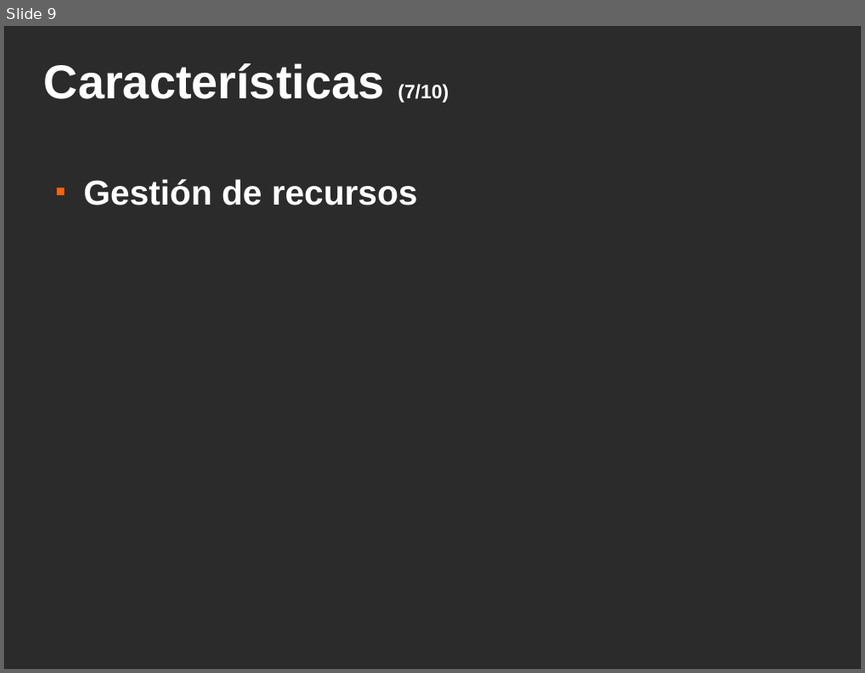
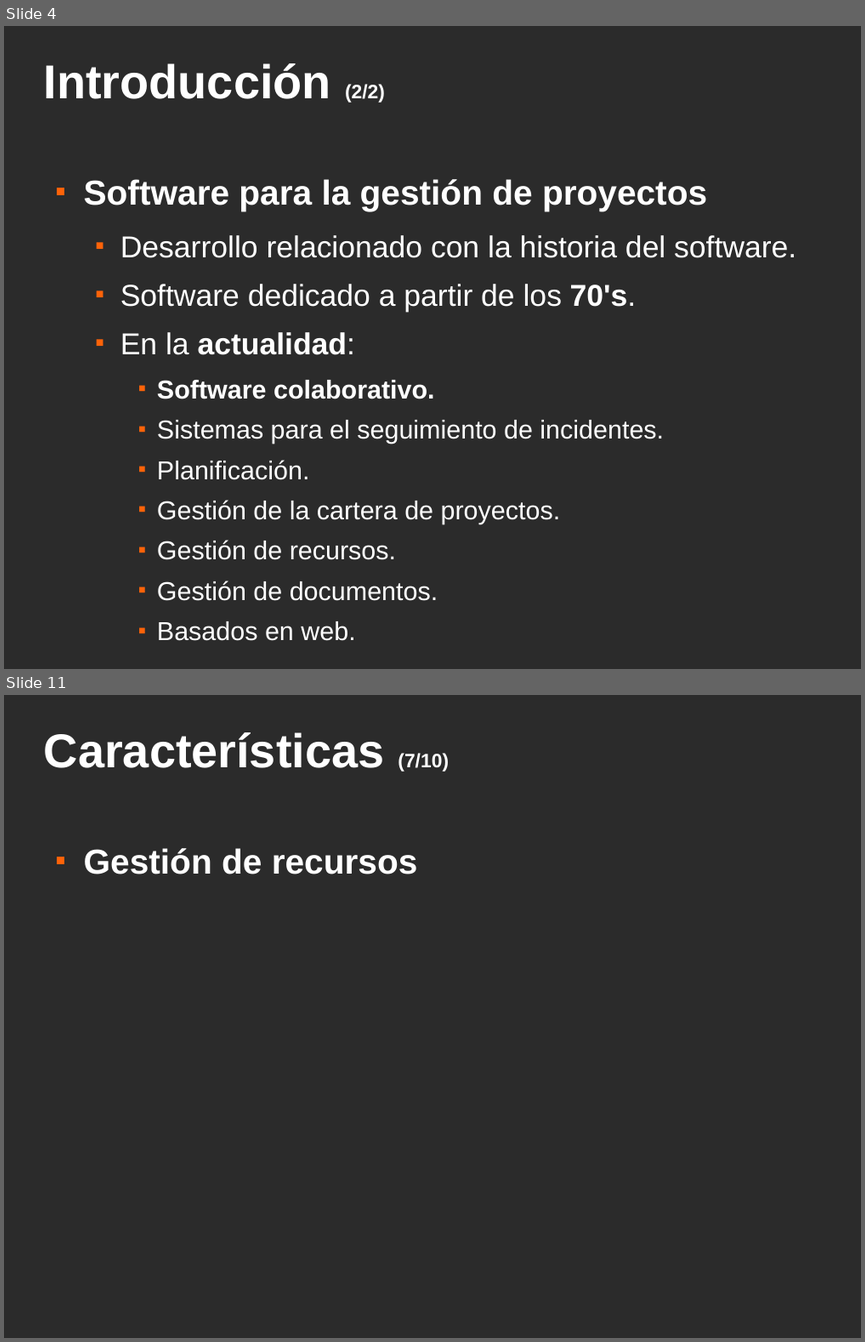
Before and after one commit to srug86/trabajos5oesi.sistcolab, a slide deck: slices/slices.odp. Shown one above the other, each under a label of ours: slide 9 before the commit, slides 4 and 11 after it; the slides between them are not shown. The pictures are 865x673 and 865x1342 pixels, drawn with LibreOffice and Linux fonts; fonts in the diff are those of the drawing; background and template pictures are left out; a plain dark background stands for a picture behind light text. Boxes give left, top, right and bottom in pixels: in the first picture for what was removed or moved away, otherwise in the second. Text is boxed around its words. In the diff, an @@ line names an element or a change of style, - is before the commit and + after.

```diff
--- a/slices/slices.odp
+++ b/slices/slices.odp
@@ slide 4 added at <box>4,26,861,669</box>, background picture (left out) @@
@@ title added at <box>44,63,385,102</box>, 44 pt, text #FFFFFF, bold @@
+Introducción (2/2)
@@ text added at <box>84,179,796,601</box>, 24 pt, text #FFFFFF @@
+■ Software para la gestión de proyectos
+  ■ Desarrollo relacionado con la historia del software.
+  ■ Software dedicado a partir de los 70's.
+  ■ En la actualidad:
+    ■ Software colaborativo.
+    ■ Sistemas para el seguimiento de incidentes.
+    ■ Planificación.
+    ■ Gestión de la cartera de proyectos.
+    ■ Gestión de recursos.
+    ■ Gestión de documentos.
+    ■ Basados en web.
@@ what was slide 9 is now slide 11 @@
```
Also in this commit, not shown: 8 slides changed, 1 other slide added.
